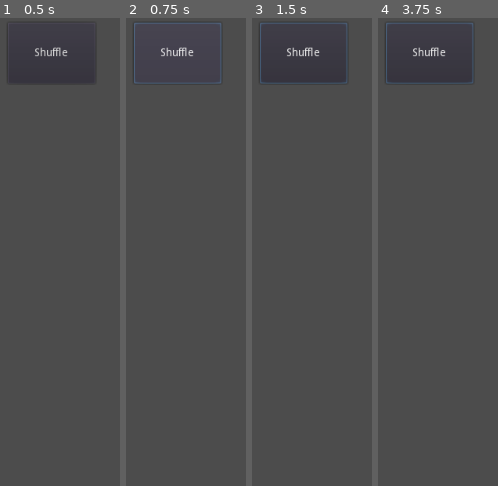
Above: before the commit, frames 1-4 (left to right).
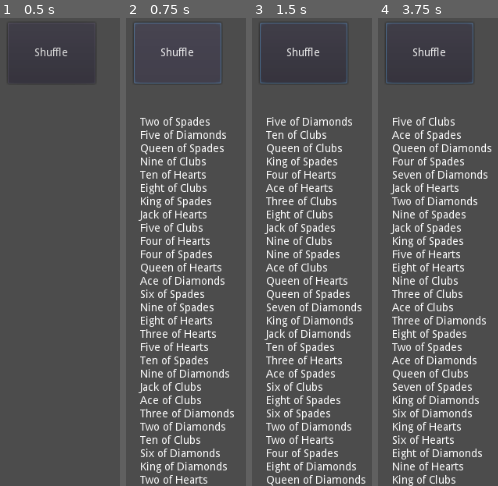
Above: after the commit, the same moments.

Repository: DevelopedAphid/Dungeons-and-Degenerate-Gamblers
Game: Godot game, scene res://CardMat.tscn
Two runs of this game, one before a commit and one after it. Both use one fixed random seed, a clock stepped at 60 frames per second and the inputs below. This scene is started directly instead of the project's main scene.
Inputs (mouse positions are in pixels of both pictures, inside the frame that each line leads up to):
- Up to frame 1 (0.5 s): no input
- Up to frame 2 (0.75 s): click "Shuffle" at 0.5 s
- Up to frame 3 (1.5 s): tap Enter at 1.25 s; move the mouse to (outside the picture) at 1.27 s; hold Right (ui_right) from 1.28 s (still down); click (outside the picture) at 1.35 s
- Up to frame 4 (3.75 s): tap Space at 2, 3.5 s; move the mouse to (outside the picture) at 2.02 s; release Right (ui_right) at 2.03 s; hold Down (ui_down) 2.03-2.78 s; click (outside the picture) at 2.1 s; tap Enter at 2.75 s; move the mouse to (outside the picture) at 2.77 s; hold Right (ui_right) 2.78-3.53 s; click (outside the picture) at 2.85 s; move the mouse to (outside the picture) at 3.52 s; hold Up (ui_up) from 3.53 s (still down); click (outside the picture) at 3.6 s

Frame 1 is identical in both runs. In frame 2, 15% of the frame differs, in the area x 10-90%, y 21-100%; in frame 3, 15%; in frame 4, 16%, in the area x 10-95%, y 21-100%.

Commit message:
Move deck to it's own scene
- button to shuffle deck
- shuffled deck displayed on label

Diff:
--- /dev/null
+++ b/CardMat.gd
@@ -0,0 +1,28 @@
+extends Node2D
+
+var deck_contents = []
+var rng
+
+func _ready():
+	for n in 52:
+		deck_contents.append(n+1)
+
+	rng = RandomNumberGenerator.new()
+	rng.randomize()
+
+func _on_ShuffleButton_pressed():
+	var deck_label = get_node("DeckLabel")
+
+	deck_label.text = ""
+
+	for i in deck_contents.size():
+		var random = i + rng.randi_range(0,51 - i)
+		var temp = deck_contents[random]
+		deck_contents[random] = deck_contents[i]
+		deck_contents[i] = temp
+
+	for card in deck_contents:
+		if card < 10:
+			deck_label.text = deck_label.text + "\n" + CardList.card_dictionary.get("00" + str(card)).name
+		else:
+			deck_label.text = deck_label.text + "\n" + CardList.card_dictionary.get("0" + str(card)).name
--- a/CardMat.tscn
+++ b/CardMat.tscn
@@ -1,6 +1,9 @@
-[gd_scene format=2]
+[gd_scene load_steps=2 format=2]
+
+[ext_resource path="res://CardMat.gd" type="Script" id=1]
 
 [node name="Main" type="Node2D"]
+script = ExtResource( 1 )
 
 [node name="ShuffleButton" type="Button" parent="."]
 margin_left = 28.0
@@ -20,3 +23,5 @@
 __meta__ = {
 "_edit_use_anchors_": false
 }
+
+[connection signal="pressed" from="ShuffleButton" to="." method="_on_ShuffleButton_pressed"]
--- a/GUI.gd
+++ b/GUI.gd
@@ -53,20 +53,4 @@
 
 
 func _on_GUIButton2_pressed():
-	var deck_contents = []
-	for n in 52:
-		deck_contents.append(n+1)
-
-	var rng = RandomNumberGenerator.new()
-	rng.randomize()
-	for i in deck_contents.size():
-		var random = i + rng.randi_range(0,51 - i)
-		var temp = deck_contents[random]
-		deck_contents[random] = deck_contents[i]
-		deck_contents[i] = temp
-
-	for card in deck_contents:
-		if card < 10:
-			print(CardList.card_dictionary.get("00" + str(card)).name)
-		else:
-			print(CardList.card_dictionary.get("0" + str(card)).name)
+	pass
Not shown: 1 places in GUI.tscn that only renumber resources
